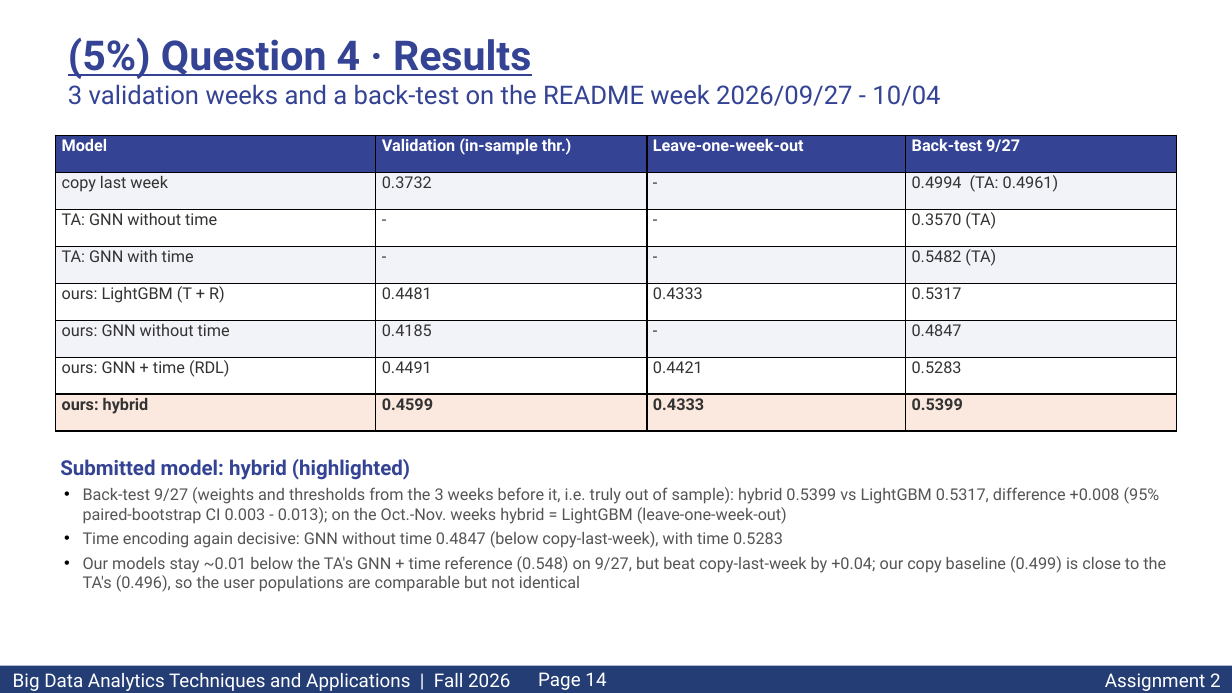
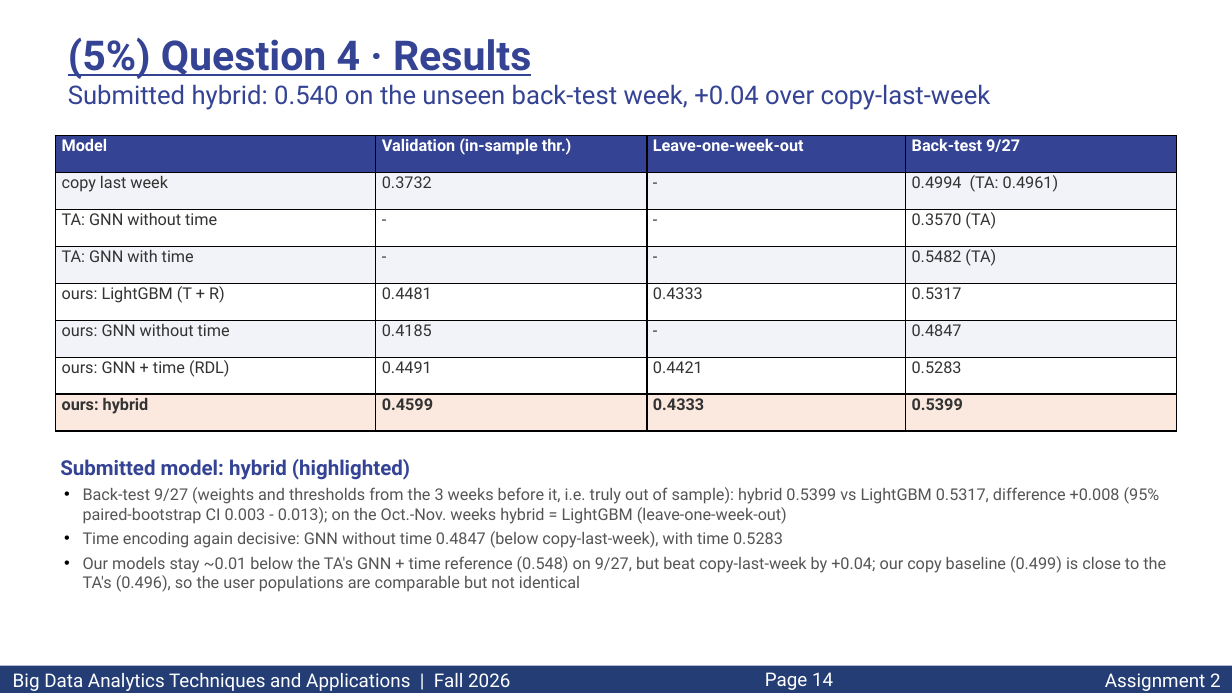
Before and after one commit to hsinyumg13-oss/BigData2026-Assignment2, a slide deck: slide 14 of slides/Asg2_113701031.pptx. Drawn at 1232x693 pixels with LibreOffice and Linux fonts; fonts in the diff are those of the drawing. Boxes give left, top, right and bottom in pixels: in the first picture for what was removed or moved away, otherwise in the second. Text is boxed around its words. In the diff, an @@ line names an element or a change of style, - is before the commit and + after.

```diff
--- a/slides/Asg2_113701031.pptx
+++ b/slides/Asg2_113701031.pptx
@@ text at bbox=[68, 84, 991, 110]: text changed @@
-3 validation weeks and a back-test on the README week 2026/09/27 - 10/04
+Submitted hybrid: 0.540 on the unseen back-test week, +0.04 over copy-last-week
@@ page number: place and size @@
-page number at bbox=[538, 672, 606, 690]
+page number at bbox=[765, 672, 833, 690]
```
Also in this commit, not shown: 15 other slides changed, 3 other files.
